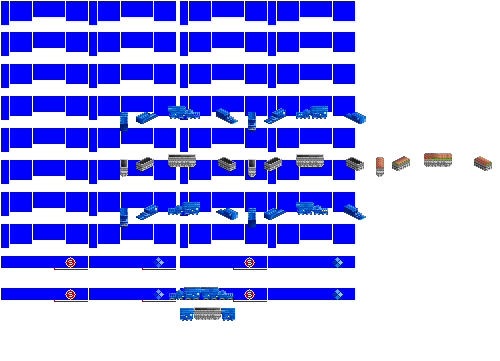
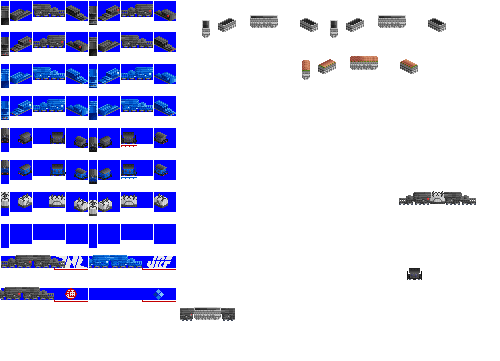
Comparing the layer stacks of the two w=500, h=361 images. Changes:
added layer "caboose" above "load" over [1, 128, 422, 280]
added layer "load" above "wheels" over [1, 15, 446, 216]
added layer "wheels" above "shiki black" over [3, 13, 174, 119]
added layer "shiki black" above "shiki blue" over [0, 4, 476, 320]
renamed "chiki" to "shiki blue", painted on it over [1, 67, 492, 320]
painted on "Pasted Layer" over [56, 1, 355, 302]
